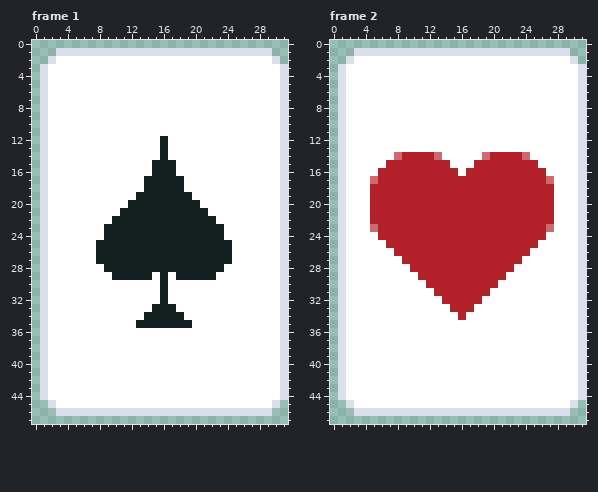
Pixel-art file: BossRushGame/Assets/Art/Sprites/PokerBoss/Card.aseprite. Above, as it was before the edit.
32x48 pixels, 5 frames. Shown: frame 1, frame 2. The commit also changed other frames, which this record leaves out.
Now the later version:
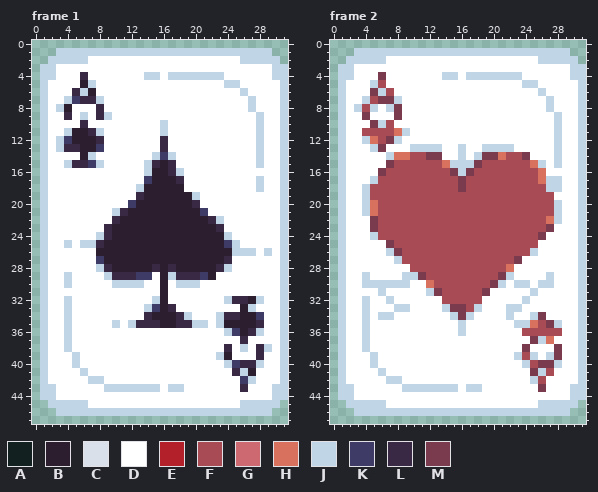
Palette (. is transparent): A #122020  B #2d1e2f  C #dae0ea  D #ffffff  E #b4202a  F #a94b54  G #cd6970  H #d8725e  J #c0d6e7  K #3e3b66  L #392945  M #7a3b4f
Difference:
Frame 1:
y 1: x 3..29 CCCCCCCCCCCCCCCCCCCCCCCCCCC -> JJJJJJJJJJJJJJJJJJJJJJJJJJJ
y 2: x 2..6 CDDDD -> JJJJJ; x 26..30 DDDDC -> JJJJJ
y 3: x 1..2 CD -> JJ; x 30..31 DC -> JJ
y 4: x 1..2 CD -> JJ; x 6 D -> L; x 14..15 DD -> JJ; x 17..23 DDDDDDD -> JJJJJJJ; x 30..31 DC -> JJ
y 5: x 1 C -> J; x 6..7 DD -> BJ; x 24..25 DD -> JJ; x 31 C -> J
y 6: x 1 C -> J; x 5..7 DDD -> LJB; x 26 D -> J; x 31 C -> J
y 7: x 1 C -> J; x 4..8 DDDDD -> JKLLJ; x 27 D -> J; x 31 C -> J
y 8: x 1 C -> J; x 3..4 DD -> JB; x 8 D -> L; x 27 D -> J; x 31 C -> J
y 9: x 1 C -> J; x 4 D -> L; x 6 D -> J; x 8..9 DD -> LJ; x 28 D -> J; x 31 C -> J
y 10: x 1 C -> J; x 6 D -> L; x 16 D -> J; x 28 D -> J; x 31 C -> J
y 11: x 1 C -> J; x 4..8 DDDDD -> JBBLJ; x 16 D -> J; x 28 D -> J; x 31 C -> J
y 12: x 1 C -> J; x 3..8 DDDDDD -> JKBBBL; x 16 A -> L; x 28 D -> J; x 31 C -> J
y 13: x 1 C -> J; x 3..8 DDDDDD -> JLLBBK; x 16 A -> L; x 28 D -> J; x 31 C -> J
y 14: x 1 C -> J; x 6..7 DD -> BJ; x 15..17 DAD -> JKJ; x 28 D -> J; x 31 C -> J
y 15: x 1 C -> J; x 4..8 DDDDD -> JLLKJ; x 14..17 DAAA -> JLBL; x 28 D -> J; x 31 C -> J
y 16: x 1 C -> J; x 14..18 DAAAD -> JBBLJ; x 31 C -> J
y 17: x 1 C -> J; x 14..18 AAAAA -> KBBBL; x 28 D -> J; x 31 C -> J
y 18: x 1 C -> J; x 13..18 DAAAAA -> JBBBBB; x 28 D -> J; x 31 C -> J
y 19: x 1 C -> J; x 13..20 AAAAAAAD -> LBBBBBBJ; x 31 C -> J
y 20: x 1 C -> J; x 12..20 AAAAAAAAA -> KBBBBBBBL; x 31 C -> J
y 21: x 1 C -> J; x 10..21 DAAAAAAAAAAA -> JLBBBBBBBBBK; x 31 C -> J
y 22: x 1 C -> J; x 10..23 AAAAAAAAAAAAAD -> LBBBBBBBBBBBLJ; x 31 C -> J
y 23: x 1 C -> J; x 9..23 AAAAAAAAAAAAAAA -> LBBBBBBBBBBBBBL; x 31 C -> J
y 24: x 1 C -> J; x 8..24 DAAAAAAAAAAAAAAAD -> JLBBBBBBBBBBBBBBJ; x 31 C -> J
y 25: x 1 C -> J; x 4 D -> J; x 6..25 DDAAAAAAAAAAAAAAAAAD -> JJLBBBBBBBBBBBBBBBKJ; x 31 C -> J
y 26: x 1 C -> J; x 8..27 AAAAAAAAAAAAAAAAADDD -> BBBBBBBBBBBBBBBBBJJJ; x 29 D -> J; x 31 C -> J
y 27: x 1 C -> J; x 8..24 AAAAAAAAAAAAAAAAA -> KBBBBBBBBBBBBBBBL; x 31 C -> J
y 28: x 1 C -> J; x 8..24 DAAAAAAAAAAAAAAAD -> JLBBBBBLBLBBBBBLJ; x 31 C -> J
y 29: x 1 C -> J; x 4 D -> J; x 9..14 DAAAAA -> JLLLKK; x 16..22 ADAAAAA -> BJLLLKB; x 31 C -> J
y 30: x 1 C -> J; x 4 D -> J; x 10..13 DDDD -> JJJJ; x 16 A -> B; x 18..20 DDD -> JJJ; x 31 C -> J
y 31: x 1 C -> J; x 16 A -> B; x 31 C -> J
y 32: x 1 C -> J; x 4 D -> J; x 15..16 DA -> JB; x 24..28 DDDDD -> JLLBJ; x 31 C -> J
y 33: x 1 C -> J; x 4 D -> J; x 14..17 DAAA -> JKBL; x 26..27 DD -> BJ; x 31 C -> J
y 34: x 1 C -> J; x 4 D -> J; x 14..19 AAAAAD -> LBBBLJ; x 23..28 DDDDDD -> JLLBBK; x 31 C -> J
y 35: x 1 C -> J; x 4 D -> J; x 10 D -> J; x 12..21 DAAAAAAADD -> JLLLBBLLJJ; x 23..28 DDDDDD -> JBBBBL; x 31 C -> J
y 36: x 1 C -> J; x 4 D -> J; x 24..28 DDDDD -> JKBLJ; x 31 C -> J
y 37: x 1 C -> J; x 4 D -> J; x 26 D -> L; x 31 C -> J
y 38: x 1 C -> J; x 4 D -> J; x 24 D -> L; x 26 D -> J; x 28..29 DD -> LJ; x 31 C -> J
y 39: x 1 C -> J; x 5 D -> J; x 23..24 DD -> JB; x 28 D -> L; x 31 C -> J
y 40: x 1 C -> J; x 5 D -> J; x 24..28 DDDDD -> JKLLJ; x 31 C -> J
y 41: x 1 C -> J; x 6 D -> J; x 25..27 DDD -> LJB; x 31 C -> J
y 42: x 1 C -> J; x 7..8 DD -> JJ; x 26..27 DD -> KJ; x 31 C -> J
y 43: x 1..2 CD -> JJ; x 9..15 DDDDDDD -> JJJJJJJ; x 17..18 DD -> JJ; x 26 D -> L; x 30..31 DC -> JJ
y 44: x 1..2 CD -> JJ; x 30..31 DC -> JJ
y 45: x 2..6 CDDDD -> JJJJJ; x 26..30 DDDDC -> JJJJJ
y 46: x 3..29 CCCCCCCCCCCCCCCCCCCCCCCCCCC -> JJJJJJJJJJJJJJJJJJJJJJJJJJJ
Frame 2:
y 1: x 3..29 CCCCCCCCCCCCCCCCCCCCCCCCCCC -> JJJJJJJJJJJJJJJJJJJJJJJJJJJ
y 2: x 2..6 CDDDD -> JJJJJ; x 26..30 DDDDC -> JJJJJ
y 3: x 1..2 CD -> JJ; x 30..31 DC -> JJ
y 4: x 1..2 CD -> JJ; x 6 D -> M; x 14..15 DD -> JJ; x 17..23 DDDDDDD -> JJJJJJJ; x 30..31 DC -> JJ
y 5: x 1 C -> J; x 5..6 DD -> JF; x 24..25 DD -> JJ; x 31 C -> J
y 6: x 1 C -> J; x 5..7 DDD -> MJF; x 26 D -> J; x 31 C -> J
y 7: x 1 C -> J; x 4..8 DDDDD -> JFMMJ; x 27 D -> J; x 31 C -> J
y 8: x 1 C -> J; x 3..5 DDD -> JFJ; x 7..8 DD -> JM; x 27 D -> J; x 31 C -> J
y 9: x 1 C -> J; x 4 D -> M; x 8 D -> M; x 28 D -> J; x 31 C -> J
y 10: x 1 C -> J; x 5..7 DDD -> MJF; x 28 D -> J; x 31 C -> J
y 11: x 1 C -> J; x 4..9 DDDDDD -> FFFFHJ; x 28 D -> J; x 31 C -> J
y 12: x 1 C -> J; x 4..8 DDDDD -> JHFMJ; x 28 D -> J; x 31 C -> J
y 13: x 1 C -> J; x 5..6 DD -> JM; x 10..13 DDDD -> JJJJ; x 16 D -> J; x 19..22 DDDD -> JJJJ; x 28 D -> J; x 31 C -> J
y 14: x 1 C -> J; x 7..13 DGEEEEG -> JHHFFMM; x 16 D -> J; x 18..24 DGEEEEG -> JMMHFFM; x 28 D -> J; x 31 C -> J
y 15: x 1 C -> J; x 7..26 EEEEEEEEDDDEEEEEEEED -> MFFFFFFHJJJMFFFFFFHJ; x 28 D -> J; x 31 C -> J
y 16: x 1 C -> J; x 6..26 EEEEEEEEEEDEEEEEEEEEE -> MFFFFFFFFMJMFFFFFFFFH; x 31 C -> J
y 17: x 1 C -> J; x 5..28 GEEEEEEEEEEEEEEEEEEEEEGD -> JFFFFFFFFFFMFFFFFFFFFHJJ; x 31 C -> J
y 18: x 1 C -> J; x 4..28 DEEEEEEEEEEEEEEEEEEEEEEED -> JFFFFFFFFFFFMFFFFFFFFFFJJ; x 31 C -> J
y 19: x 1 C -> J; x 4..27 DEEEEEEEEEEEEEEEEEEEEEEE -> JFFFFFFFFFFFFFFFFFFFFFFF; x 31 C -> J
y 20..21: x 1 C -> J; x 4..28 DEEEEEEEEEEEEEEEEEEEEEEED -> JHFFFFFFFFFFFFFFFFFFFFFFJ; x 31 C -> J
y 22: x 1 C -> J; x 5..28 EEEEEEEEEEEEEEEEEEEEEEED -> MFFFFFFFFFFFFFFFFFFFFFHJ; x 31 C -> J
y 23: x 1 C -> J; x 5..27 GEEEEEEEEEEEEEEEEEEEEEG -> MFFFFFFFFFFFFFFFFFFFFFM; x 31 C -> J
y 24: x 1 C -> J; x 5..26 DEEEEEEEEEEEEEEEEEEEEE -> JFFFFFFFFFFFFFFFFFFFFM; x 31 C -> J
y 25: x 1 C -> J; x 7..25 EEEEEEEEEEEEEEEEEEE -> MFFFFFFFFFFFFFFFFFF; x 31 C -> J
y 26: x 1 C -> J; x 7..25 DEEEEEEEEEEEEEEEEED -> JMFFFFFFFFFFFFFFFFJ; x 31 C -> J
y 27: x 1 C -> J; x 8..23 DEEEEEEEEEEEEEEE -> JFFFFFFFFFFFFFFM; x 31 C -> J
y 28: x 1 C -> J; x 10..22 EEEEEEEEEEEEE -> FFFFFFFFFFFFH; x 31 C -> J
y 29: x 1 C -> J; x 4 D -> J; x 9..22 DDEEEEEEEEEEED -> JJMFFFFFFFFFMJ; x 27 D -> J; x 31 C -> J
y 30: x 1 C -> J; x 4..9 DDDDDD -> JJJJJJ; x 12..21 EEEEEEEEED -> HFFFFFFFMJ; x 23..24 DD -> JJ; x 26..27 DD -> JJ; x 31 C -> J
y 31: x 1 C -> J; x 6 D -> J; x 12..19 DEEEEEEE -> JMFFFFFM; x 25 D -> J; x 31 C -> J
y 32: x 1 C -> J; x 4 D -> J; x 7 D -> J; x 14..18 EEEEE -> FFFFF; x 24 D -> J; x 31 C -> J
y 33: x 1 C -> J; x 4 D -> J; x 8..9 DD -> JJ; x 14..18 DEEED -> JMMFJ; x 22..23 DD -> JJ; x 31 C -> J
y 34: x 1 C -> J; x 4 D -> J; x 6..7 DD -> JJ; x 15..17 DED -> JMJ; x 22 D -> J; x 25..26 DD -> JM; x 31 C -> J
y 35: x 1 C -> J; x 4 D -> J; x 16 D -> J; x 23..28 DDDDDD -> JJHFMJ; x 31 C -> J
y 36: x 1 C -> J; x 4 D -> J; x 16 D -> J; x 24..28 DDDDD -> FFFFF; x 31 C -> J
y 37: x 1 C -> J; x 4 D -> J; x 25..27 DDD -> MJH; x 31 C -> J
y 38: x 1 C -> J; x 4 D -> J; x 24 D -> M; x 28 D -> M; x 31 C -> J
y 39: x 1 C -> J; x 5 D -> J; x 23..25 DDD -> JFJ; x 27..28 DD -> JM; x 31 C -> J
y 40: x 1 C -> J; x 5 D -> J; x 24..28 DDDDD -> JFMMJ; x 31 C -> J
y 41: x 1 C -> J; x 6 D -> J; x 25..27 DDD -> MJF; x 31 C -> J
y 42: x 1 C -> J; x 7..8 DD -> JJ; x 25..26 DD -> JF; x 31 C -> J
y 43: x 1..2 CD -> JJ; x 9..15 DDDDDDD -> JJJJJJJ; x 17..18 DD -> JJ; x 26 D -> M; x 30..31 DC -> JJ
y 44: x 1..2 CD -> JJ; x 30..31 DC -> JJ
y 45: x 2..6 CDDDD -> JJJJJ; x 26..30 DDDDC -> JJJJJ
y 46: x 3..29 CCCCCCCCCCCCCCCCCCCCCCCCCCC -> JJJJJJJJJJJJJJJJJJJJJJJJJJJ
Boxes around the changes in both pictures, in picture pixels (x1, y1, x2, y2):
changed: (40, 48, 288, 416)
changed: (338, 48, 586, 416)
